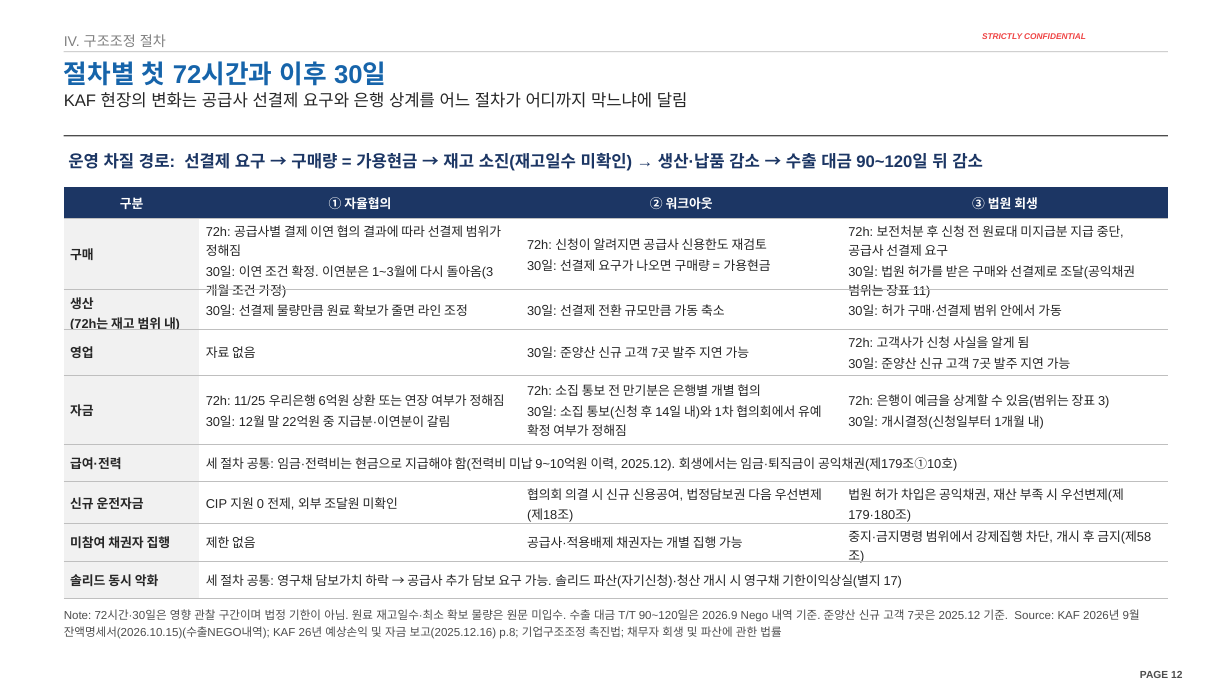
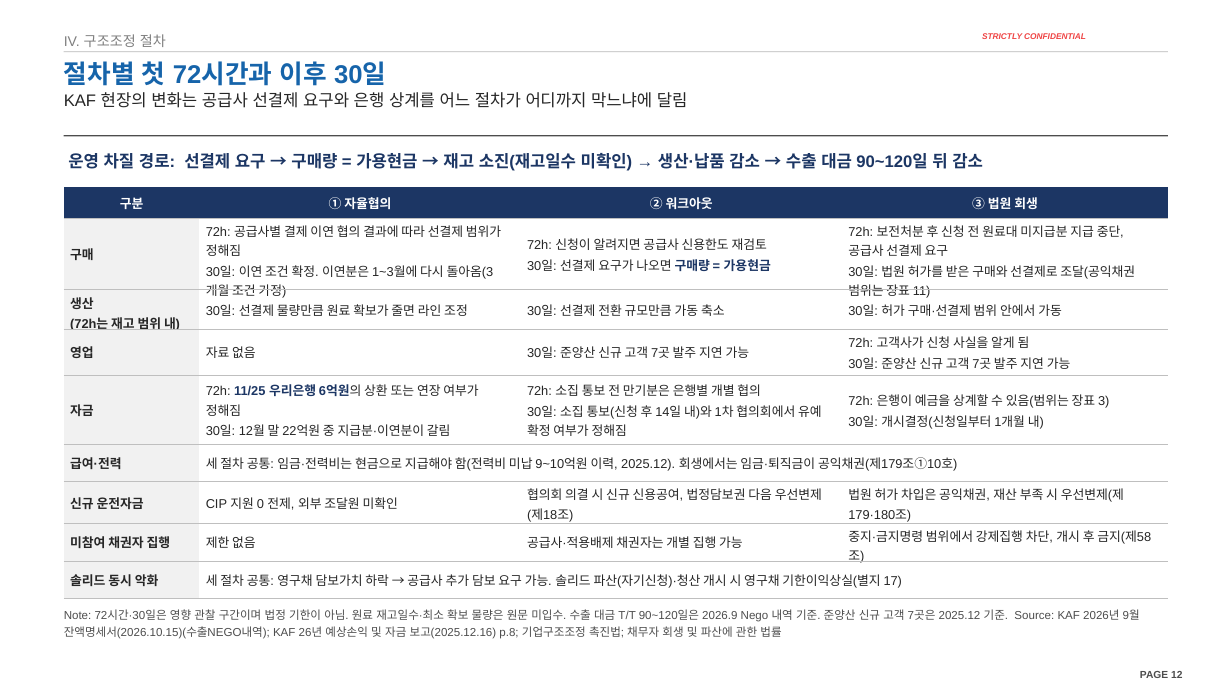
Before and after one commit to jogyesung/GS-Secretary, a slide deck: slide 12 of outputs/CIP_KAF_솔리드_자금조달차질_시나리오_20261118.pptx. Drawn at 1232x693 pixels with LibreOffice and Linux fonts; fonts in the diff are those of the drawing; background and template pictures are left out. Boxes give left, top, right and bottom in pixels: in the first picture for what was removed or moved away, otherwise in the second. Text is boxed around its words. In the diff, an @@ line names an element or a change of style, - is before the commit and + after.

```diff
--- a/outputs/CIP_KAF_솔리드_자금조달차질_시나리오_20261118.pptx
+++ b/outputs/CIP_KAF_솔리드_자금조달차질_시나리오_20261118.pptx
@@ table at (x1=64, y1=187, x2=1169, y2=592) @@
-row 5, column 2: 72h: 11/25 우리은행 6억원 상환 또는 연장 여부가 정해짐 / 30일: 12월 말 22억원 중 지급분·이연분이 갈림
+row 5, column 2: 72h: 11/25 우리은행 6억원의 상환 또는 연장 여부가 정해짐 / 30일: 12월 말 22억원 중 지급분·이연분이 갈림
@@ text colour #262626 to #1C3664, bold on in "구매량 = 가용현금" @@
```
Also in this commit, not shown: 15 other slides changed, 1 other file.
